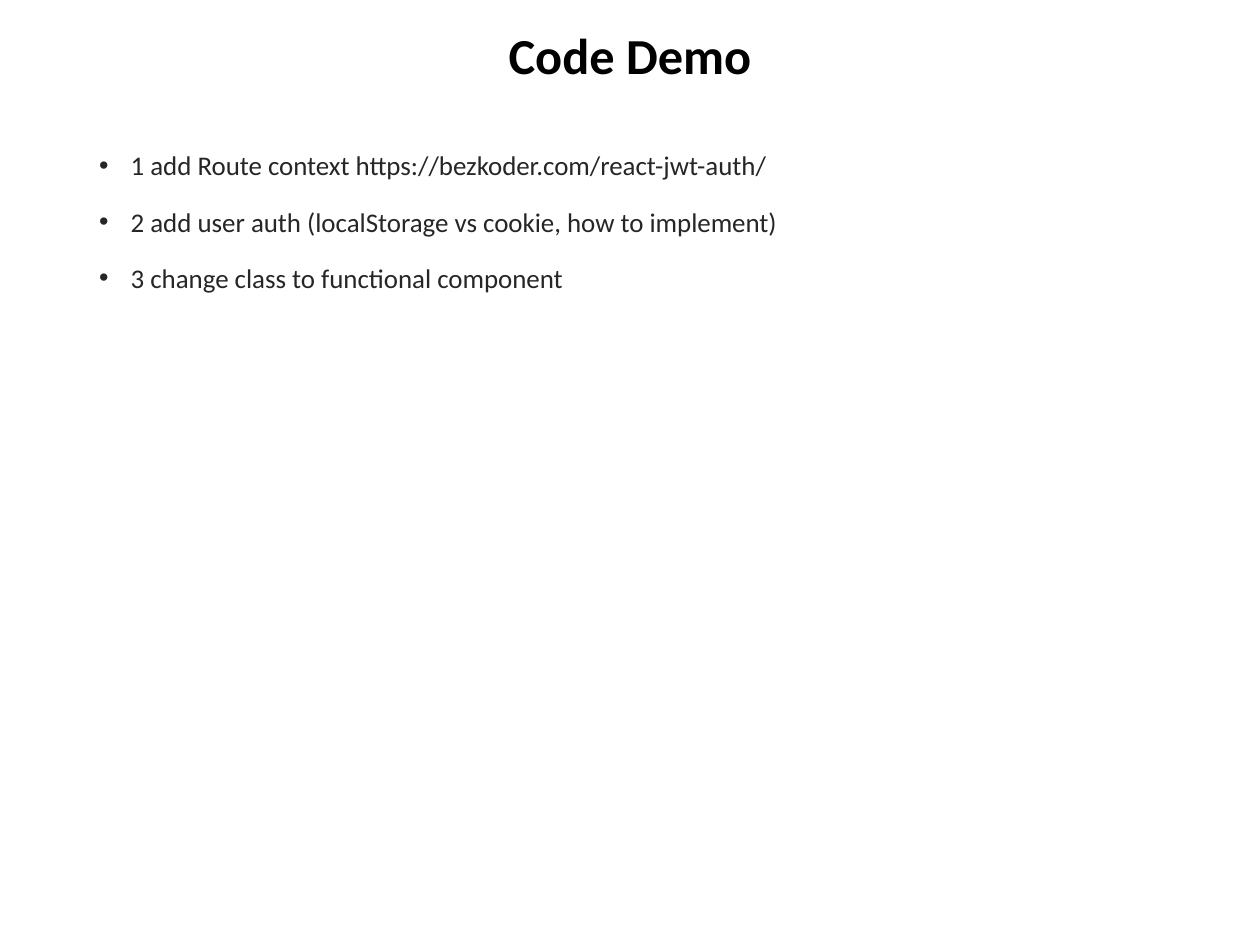
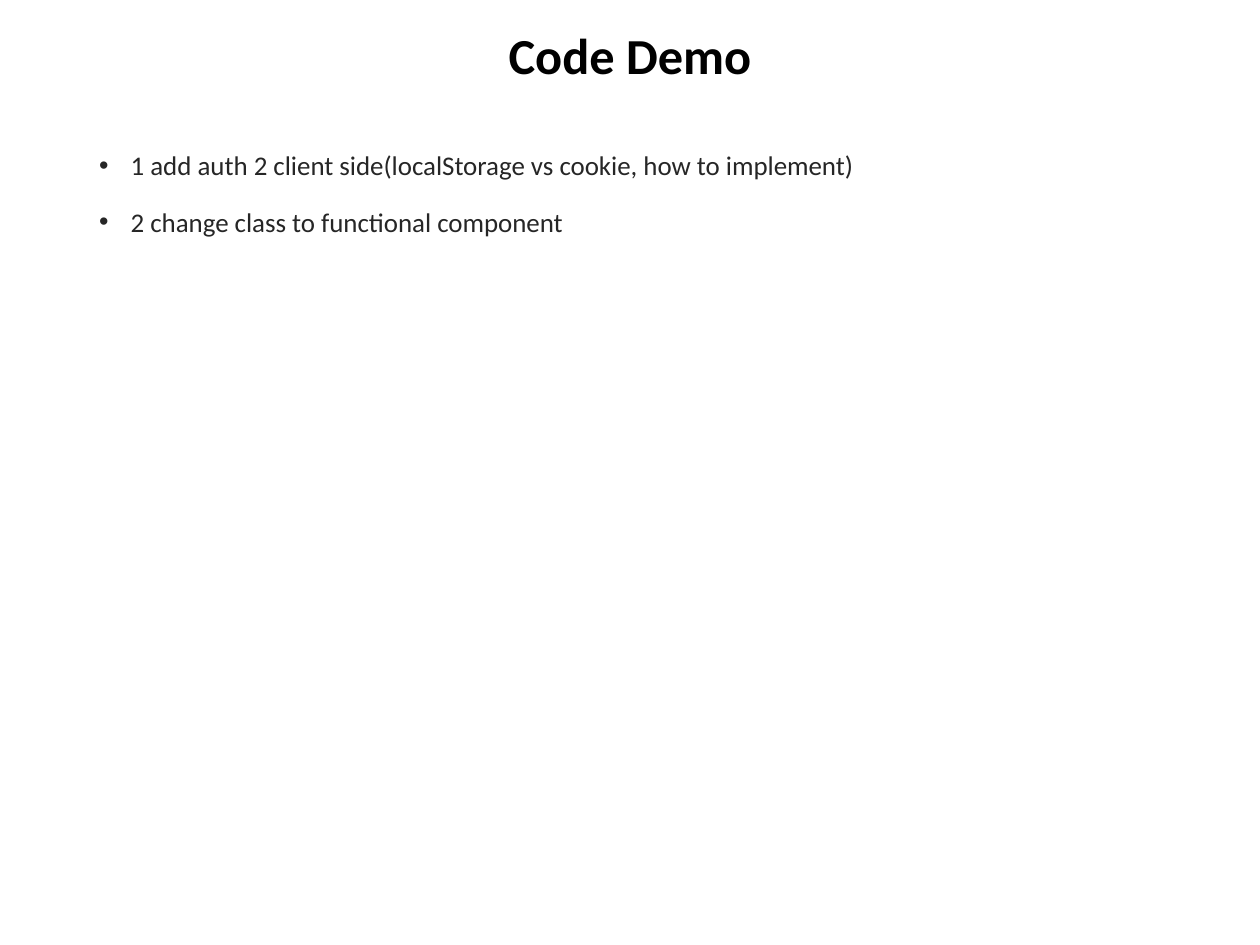
Before and after one commit to chuacw/SGUS-Slides, a slide deck: slide 28 of BCI - Batch2 - Day9 - Reactjs 1 Intro.pptx (slide 26 before the commit). Drawn at 1260x945 pixels with LibreOffice and Linux fonts; fonts in the diff are those of the drawing. Boxes give left, top, right and bottom in pixels: in the first picture for what was removed or moved away, otherwise in the second. Text is boxed around its words. In the diff, an @@ line names an element or a change of style, - is before the commit and + after.

```diff
--- a/BCI - Batch2 - Day9 - Reactjs 1 Intro.pptx
+++ b/BCI - Batch2 - Day9 - Reactjs 1 Intro.pptx
@@ text at [131, 155, 853, 237]: text changed @@
-• 1 add Route context https://bezkoder.com/react-jwt-auth/
-• 2 add user auth (localStorage vs cookie, how to implement)
-• 3 change class to functional component
+• 1 add auth 2 client side(localStorage vs cookie, how to implement)
+• 2 change class to functional component
```
Also in this commit, not shown: 3 other slides changed, 3 slides added, 1 slide removed, 1 other file.
